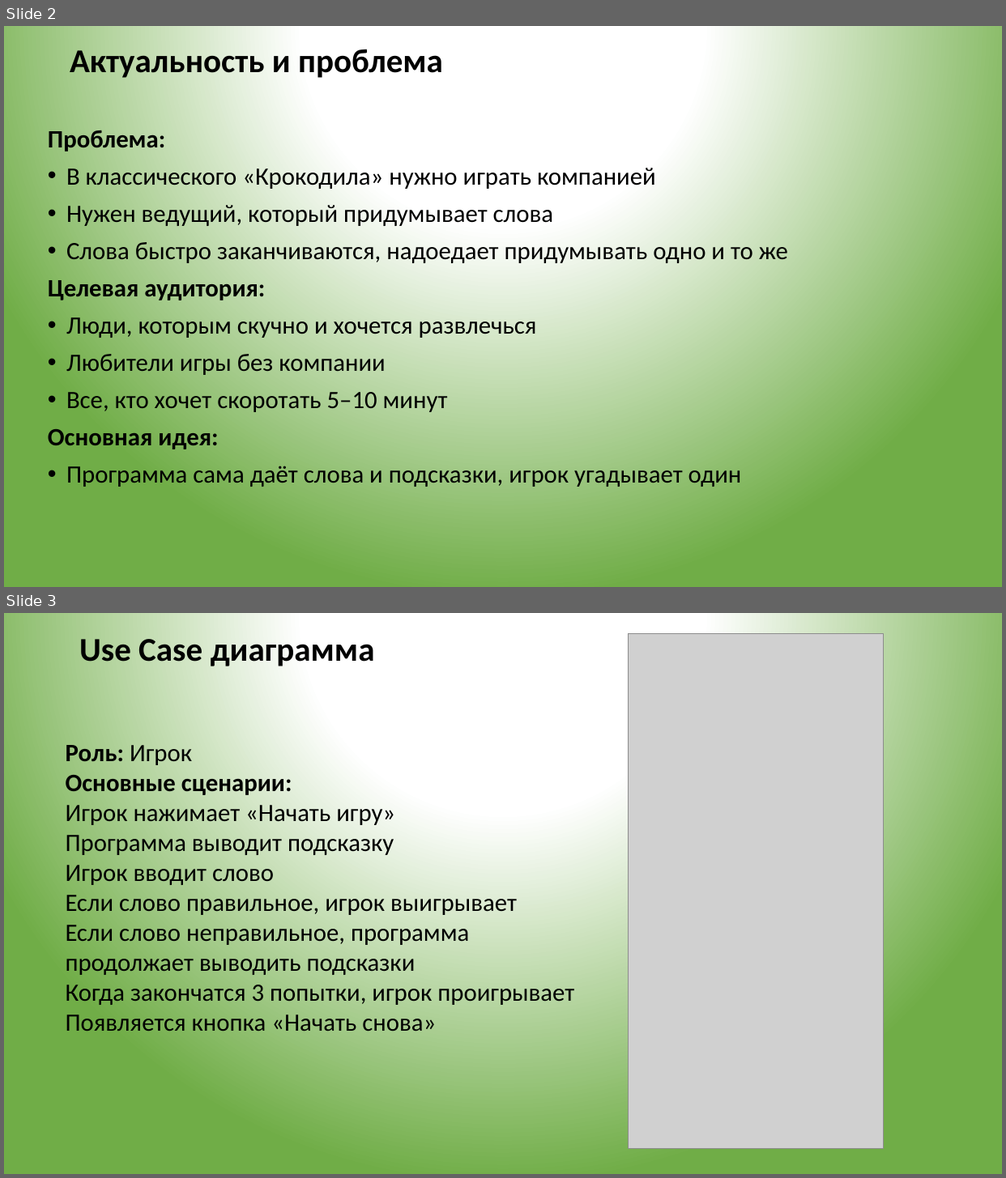
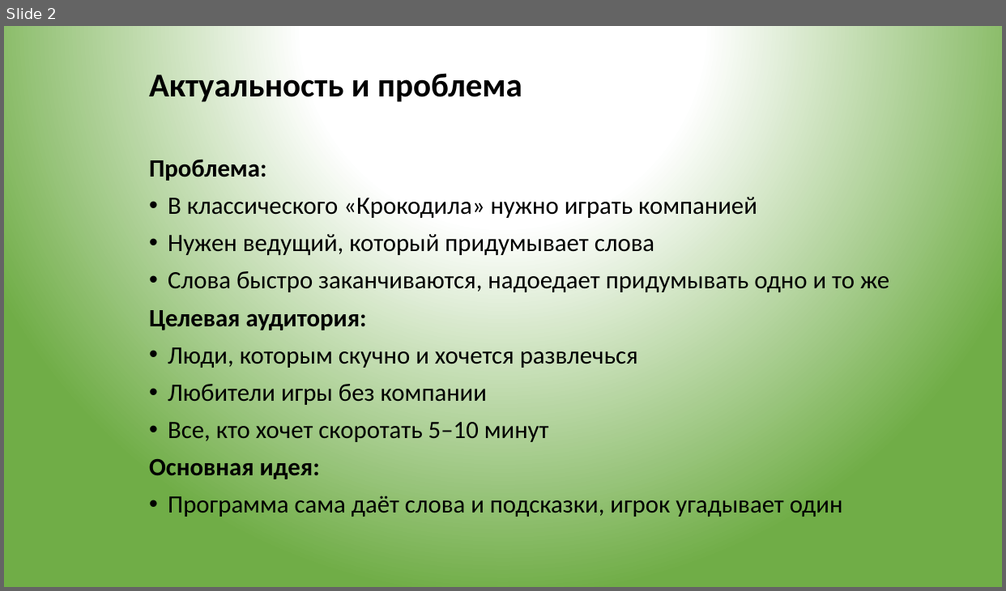
Before and after one commit to venterrsst/App-project, a slide deck: Проект_ОП03_Федоткина.pptx. Shown one above the other, each under a label of ours: slides 2 and 3 before the commit, slide 2 after it. The pictures are 1006x1178 and 1006x591 pixels, drawn with LibreOffice and Linux fonts; fonts in the diff are those of the drawing; grey boxes stand for pictures. Boxes give left, top, right and bottom in pixels: in the first picture for what was removed or moved away, otherwise in the second. Text is boxed around its words. In the diff, an @@ line names an element or a change of style, - is before the commit and + after.

```diff
--- a/Проект_ОП03_Федоткина.pptx
+++ b/Проект_ОП03_Федоткина.pptx
@@ slide 3 removed at (4, 613, 1002, 1174), background gradient #FFFFFF to #70AD47 @@
@@ picture removed at (629, 634, 884, 1149) @@
@@ title removed at (79, 639, 375, 666) @@
-Use Case диаграмма
@@ text removed at (66, 745, 574, 1032) @@
-Роль: Игрок
-Основные сценарии:
-Игрок нажимает «Начать игру»
-Программа выводит подсказку
-Игрок вводит слово
-Если слово правильное, игрок выигрывает
-Если слово неправильное, программа продолжает выводить подсказки
-Когда закончатся 3 попытки, игрок проигрывает
-Появляется кнопка «Начать снова»
@@ slide 2 changed as well @@
@@ title "Актуальность и проблема": place and size @@
-title "Актуальность и проблема" at (70, 45, 443, 81)
+title "Актуальность и проблема" at (149, 69, 522, 105)
@@ text "Проблема:": place and size @@
-text "Проблема:" at (48, 126, 788, 487)
+text "Проблема:" at (149, 156, 889, 517)
```
Also in this commit, not shown: 5 other slides changed, 2 slides added, 1 other slide removed, 1 other file.
